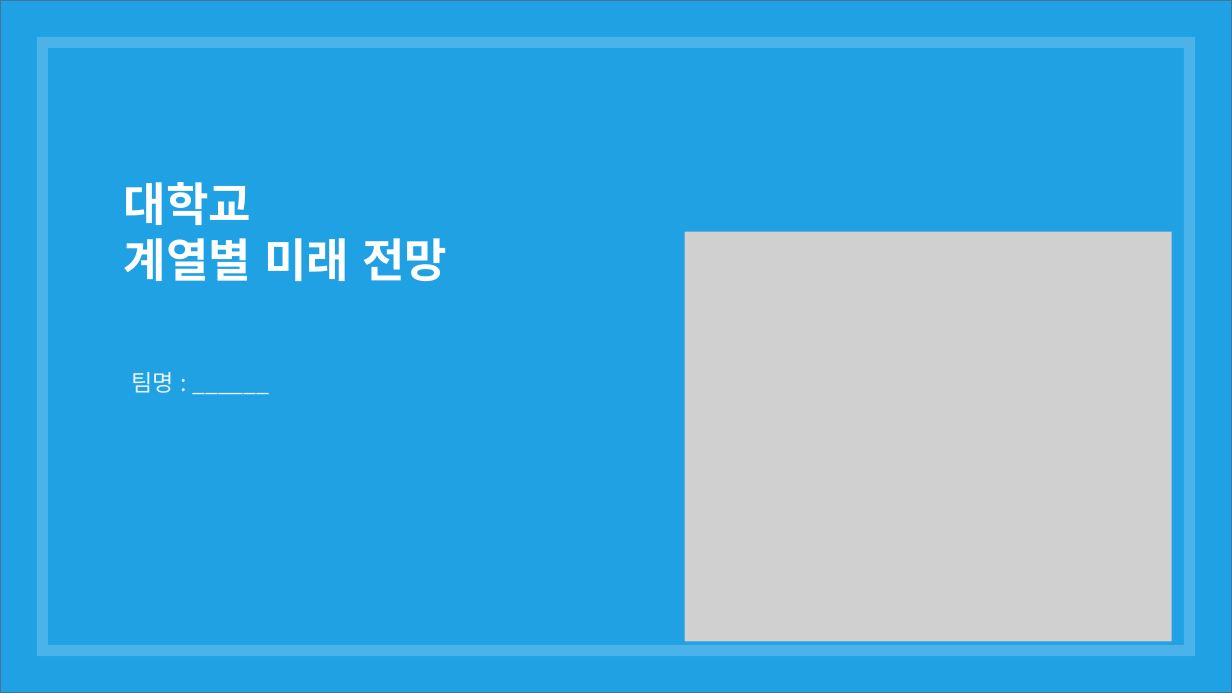
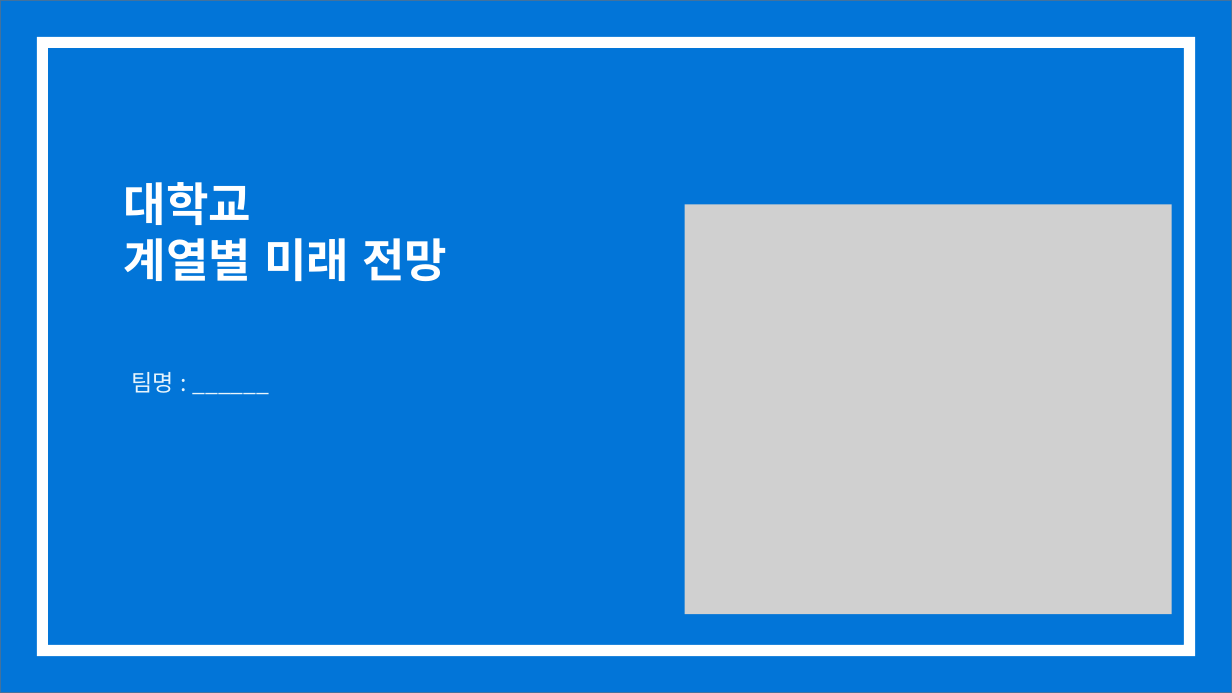
Before and after one commit to joon-11/23_dataAnalisysContestProject, a slide deck: slide 1 of submit.pptx. Drawn at 1232x693 pixels with LibreOffice and Linux fonts; fonts in the diff are those of the drawing; grey boxes stand for pictures. Boxes give left, top, right and bottom in pixels: in the first picture for what was removed or moved away, otherwise in the second. Text is boxed around its words. In the diff, an @@ line names an element or a change of style, - is before the commit and + after.

```diff
--- a/submit.pptx
+++ b/submit.pptx
@@ rectangle at (0,0,1232,693): fill #1FA1E4 to #0275D8 @@
@@ freeform shape at (37,37,1196,656): fill #FFFFFF at 20% opacity to #FFFFFF @@
@@ picture: place and size @@
-picture at (685,232,1172,642)
+picture at (685,204,1172,615)
```
Also in this commit, not shown: 3 other slides changed, 3 slides added, 1 slide removed.
